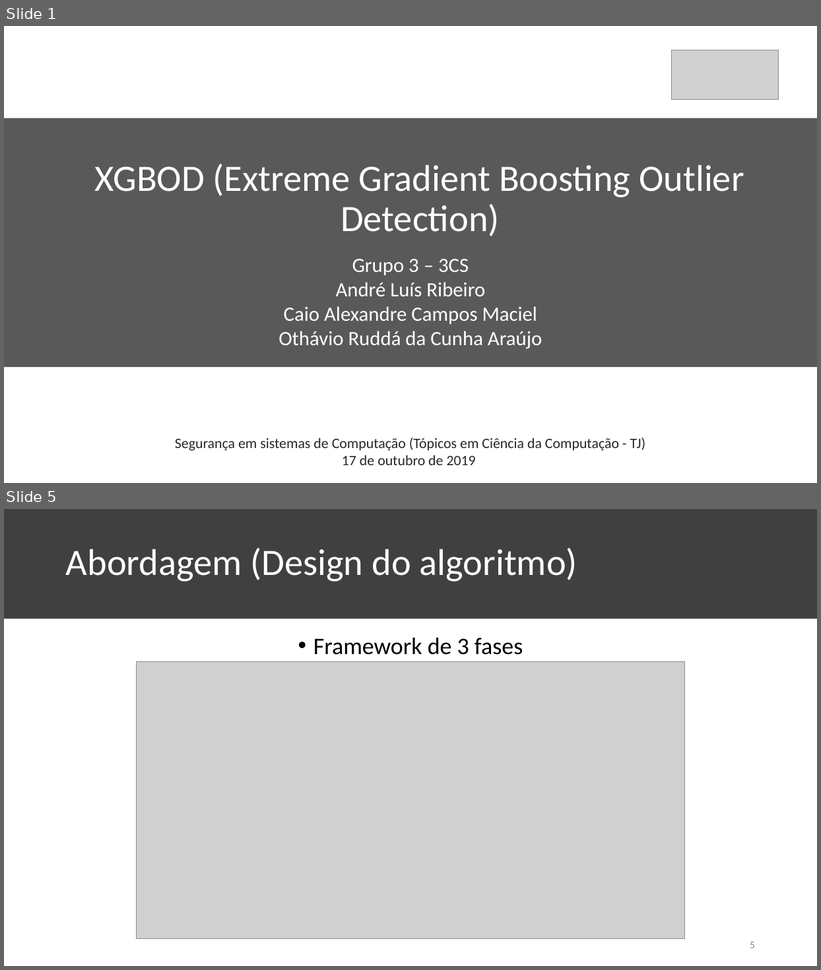
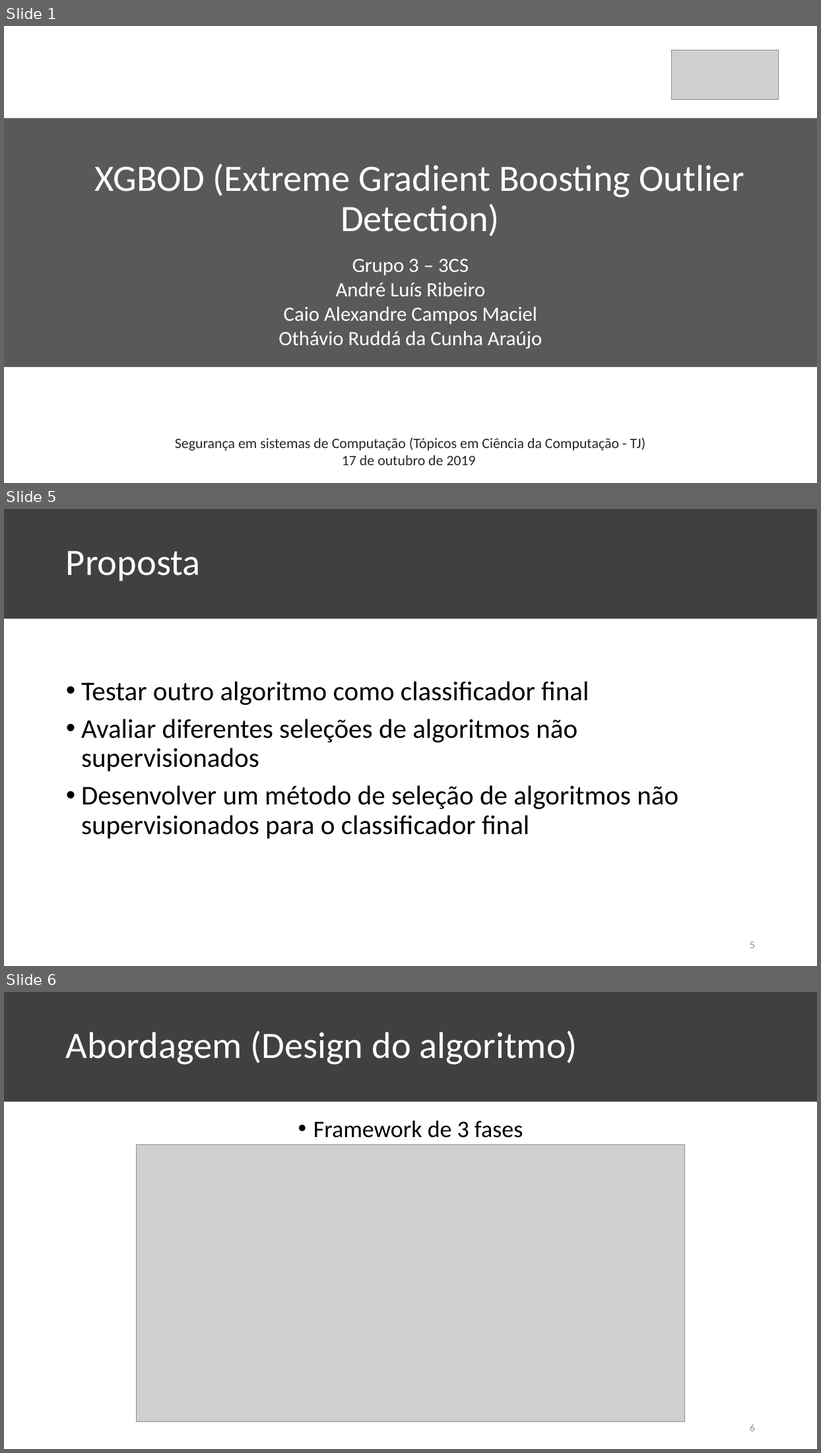
Before and after one commit to KaioAlex/DigitalSecurity, a slide deck: XGBOD-Seminar/XGBOD Seminar.pptx. Shown one above the other, each under a label of ours: slides 1 and 5 before the commit, slides 1, 5 and 6 after it; the slides between them are not shown. The pictures are 821x970 and 821x1453 pixels, drawn with LibreOffice and Linux fonts; fonts in the diff are those of the drawing; grey boxes stand for pictures. Boxes give left, top, right and bottom in pixels: in the first picture for what was removed or moved away, otherwise in the second. Text is boxed around its words. In the diff, an @@ line names an element or a change of style, - is before the commit and + after.

```diff
--- a/XGBOD-Seminar/XGBOD Seminar.pptx
+++ b/XGBOD-Seminar/XGBOD Seminar.pptx
@@ slide 5 added at <box>4,509,817,966</box>, background #FFFFFF; not listed: 1 template element that a slide beside it also shows @@
@@ title added at <box>66,551,201,581</box>, 44 pt, text #FFFFFF @@
+Proposta
@@ text added at <box>81,681,679,839</box>, 32 pt, text #000000 @@
+• Testar outro algoritmo como classificador final
+• Avaliar diferentes seleções de algoritmos não supervisionados
+• Desenvolver um método de seleção de algoritmos não supervisionados para o classificador final
@@ page number added at <box>750,942,755,949</box>, 12 pt, text #8C8C8C @@
+5
@@ what was slide 5 is now slide 6 @@
@@ page number at <box>750,1424,755,1432</box>: text changed @@
-5
+6
```
Also in this commit, not shown: 2 slides changed, 18 other slides added, 3 slides removed, 1 other file.
